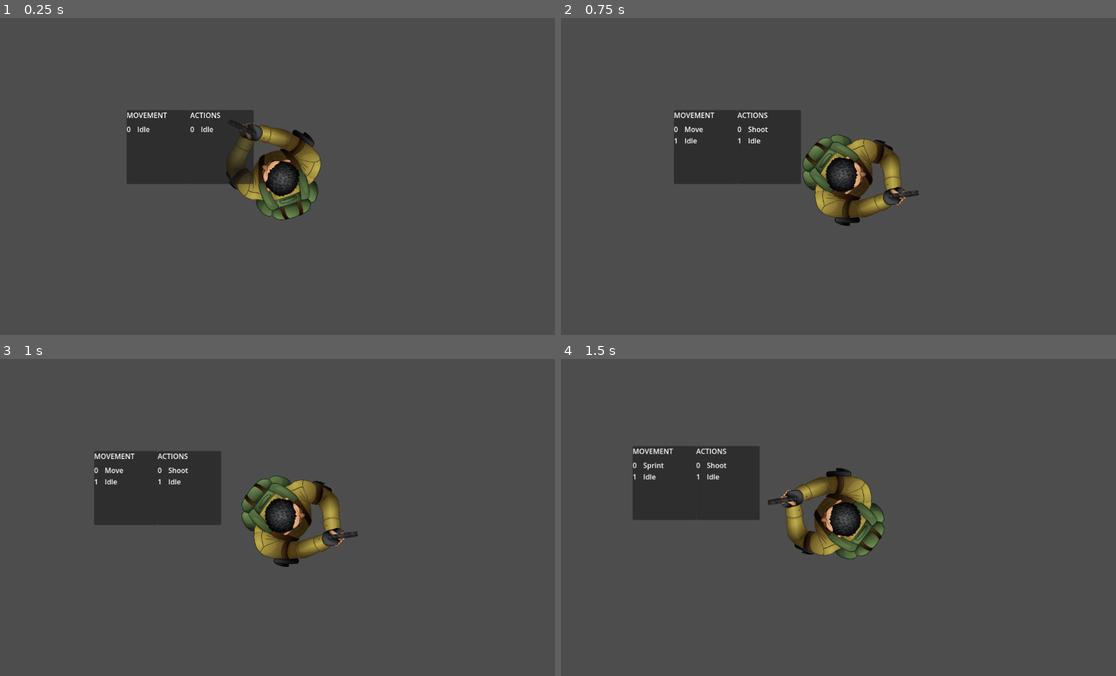
Above: before the commit, frames 1-4 (two rows, left to right).
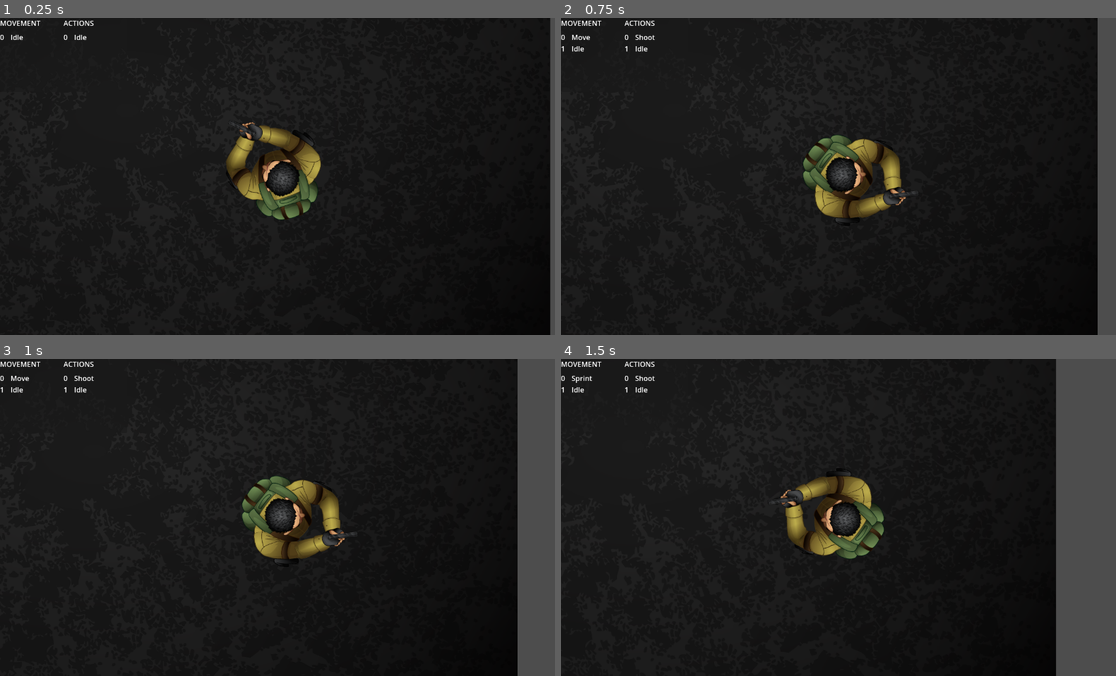
Above: after the commit, the same moments.

Repository: seffa1/ZombieGameRefactor
Game: Godot game, scene res://Main/Game.tscn
Same seed, same stepped clock (60 frames per second), same inputs: the game is played once before the commit and once after it.
Inputs (mouse positions are in pixels of both pictures, inside the frame that each line leads up to):
- Up to frame 1 (0.25 s): no input
- Up to frame 2 (0.75 s): tap Enter at 0.5 s; move the mouse to (966, 160) at 0.52 s; press the mouse at (966, 160) at 0.53 s; hold D (move_right) from 0.53 s (still down)
- Up to frame 3 (1 s): keep holding D (move_right)
- Up to frame 4 (1.5 s): move the mouse to (733, 533) at 1.27 s; release D (move_right) at 1.28 s; release the mouse at (733, 533) at 1.28 s; hold S (move_down) from 1.28 s (still down); tap Shift (sprint) at 1.35 s

The runs differ from the first frame. In frame 1, 92% of the frame differs, in the area x 0-100%, y 0-100%; in frame 2, 88%; in frame 3, 85%; in frame 4, 81%.

Commit message:
placeholder assets

Diff:
--- a/Main/Game.tscn
+++ b/Main/Game.tscn
@@ -1,30 +1,36 @@
-[gd_scene load_steps=4 format=3 uid="uid://bvpoticnap1q4"]
+[gd_scene load_steps=5 format=3 uid="uid://bvpoticnap1q4"]
 
 [ext_resource type="PackedScene" uid="uid://bypyufryf0ycr" path="res://Player/Player.tscn" id="1_kmip5"]
 [ext_resource type="Script" path="res://Main/game_initializer.gd" id="1_vn005"]
 [ext_resource type="PackedScene" uid="uid://bxxl6m827shqp" path="res://Debug/StatesStackDiplayer.tscn" id="2_ao502"]
+[ext_resource type="Texture2D" uid="uid://c1hksnvbiugxy" path="res://UI/images/background2.png" id="3_51h4y"]
 
 [node name="GameInitializer" type="Node"]
 script = ExtResource("1_vn005")
 
 [node name="GameWorld" type="Node2D" parent="."]
 
+[node name="placeholderBG" type="Sprite2D" parent="GameWorld"]
+texture = ExtResource("3_51h4y")
+
 [node name="Player" parent="GameWorld" instance=ExtResource("1_kmip5")]
 position = Vector2(353, 151)
 
-[node name="StatesStackDiplayer" parent="GameWorld" instance=ExtResource("2_ao502")]
+[node name="Camera" type="Camera2D" parent="GameWorld"]
 
-[node name="StatesStackDiplayer2" parent="GameWorld" instance=ExtResource("2_ao502")]
+[node name="UI" type="CanvasLayer" parent="."]
+
+[node name="StatesStackDiplayer" parent="UI" instance=ExtResource("2_ao502")]
+
+[node name="StatesStackDiplayer2" parent="UI" instance=ExtResource("2_ao502")]
 offset_left = 144.0
 offset_right = 288.0
 
-[node name="Title" parent="GameWorld/StatesStackDiplayer2" index="0"]
+[node name="Title" parent="UI/StatesStackDiplayer2" index="0"]
 text = "Actions"
 
-[node name="Camera" type="Camera2D" parent="GameWorld"]
-
-[connection signal="state_changed" from="GameWorld/Player/StateMachineMovement" to="GameWorld/StatesStackDiplayer" method="_on_state_machine_movement_state_changed"]
-[connection signal="state_changed" from="GameWorld/Player/StateMachineAction" to="GameWorld/StatesStackDiplayer2" method="_on_state_machine_action_state_changed"]
+[connection signal="state_changed" from="GameWorld/Player/StateMachineMovement" to="UI/StatesStackDiplayer" method="_on_state_machine_movement_state_changed"]
+[connection signal="state_changed" from="GameWorld/Player/StateMachineAction" to="UI/StatesStackDiplayer2" method="_on_state_machine_action_state_changed"]
 
 [editable path="GameWorld/Player"]
-[editable path="GameWorld/StatesStackDiplayer2"]
+[editable path="UI/StatesStackDiplayer2"]
--- a/Main/game_initializer.gd
+++ b/Main/game_initializer.gd
@@ -2,6 +2,7 @@
 
 @onready var camera = $GameWorld/Camera
 @onready var player = $GameWorld/Player
+@onready var UI = $UI
 
 func _ready():
 	Globals.player = player
Binary file added: UI/images/background.png
Not shown, added: UI/images/background.png.import
Binary file added: UI/images/background2.png
Not shown, added: UI/images/background2.png.import
Not shown, added: World/tilesets/desert_ground/Details_tilelist.png.import
Not shown, added: World/tilesets/desert_ground/Objects_tilelists.png.import
Not shown, added: World/tilesets/desert_ground/Tilelist_cracks.png.import
Not shown, added: World/tilesets/desert_ground/Tililist_tiles.png.import
Binary file added: World/tilesets/ground_destroyed_cars/Tilelist1.png
Not shown, added: World/tilesets/ground_destroyed_cars/Tilelist1.png.import
Binary file added: World/tilesets/ground_destroyed_cars/Tilelist2.png
Not shown, added: World/tilesets/ground_destroyed_cars/Tilelist2.png.import
(and 25 more such lines)
